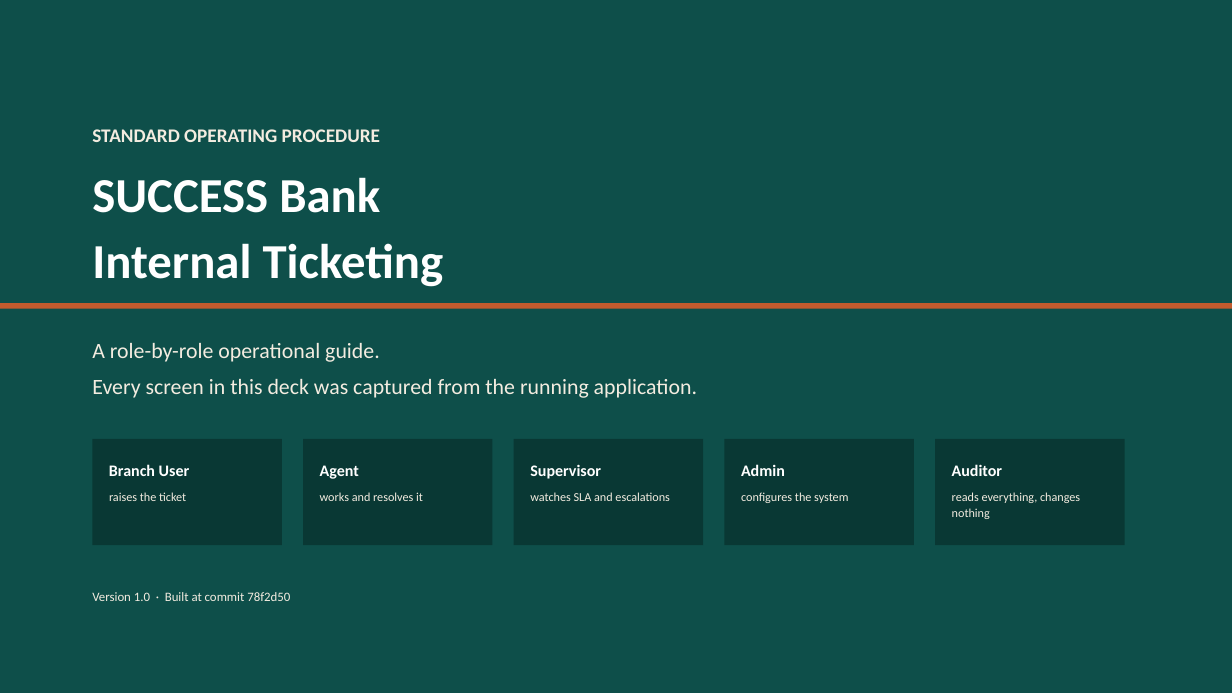
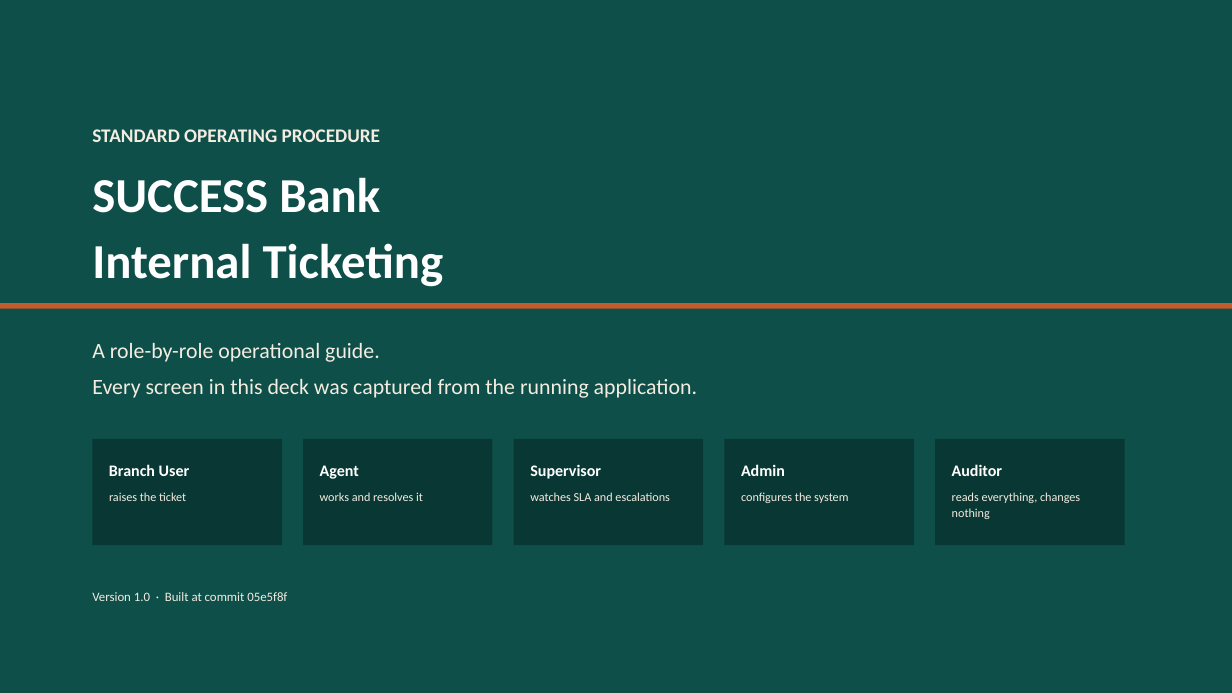
Before and after one commit to prajwal-patil-hub/Internal-Banking-Ticketing-System, a slide deck: slide 1 of docs/sop/SUCCESS-Bank-Ticketing-SOP.pptx. Drawn at 1232x693 pixels with LibreOffice and Linux fonts; fonts in the diff are those of the drawing. Boxes give left, top, right and bottom in pixels: in the first picture for what was removed or moved away, otherwise in the second. Text is boxed around its words. In the diff, an @@ line names an element or a change of style, - is before the commit and + after.

```diff
--- a/docs/sop/SUCCESS-Bank-Ticketing-SOP.pptx
+++ b/docs/sop/SUCCESS-Bank-Ticketing-SOP.pptx
@@ text at [92, 592, 287, 601]: text changed @@
-Version 1.0 · Built at commit 78f2d50
+Version 1.0 · Built at commit 05e5f8f
```
Also in this commit, not shown: 19 other slides changed, 6 slides added, 31 other files.
